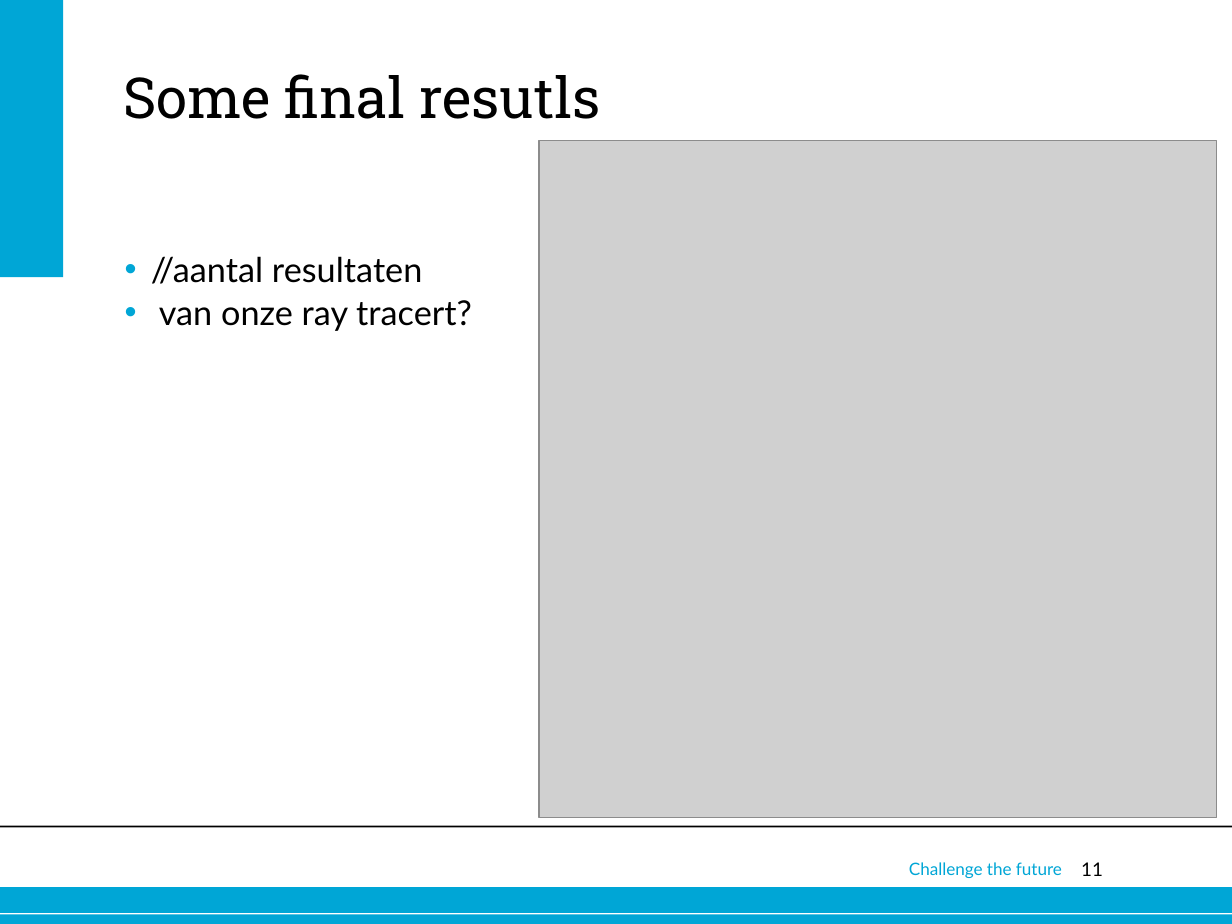
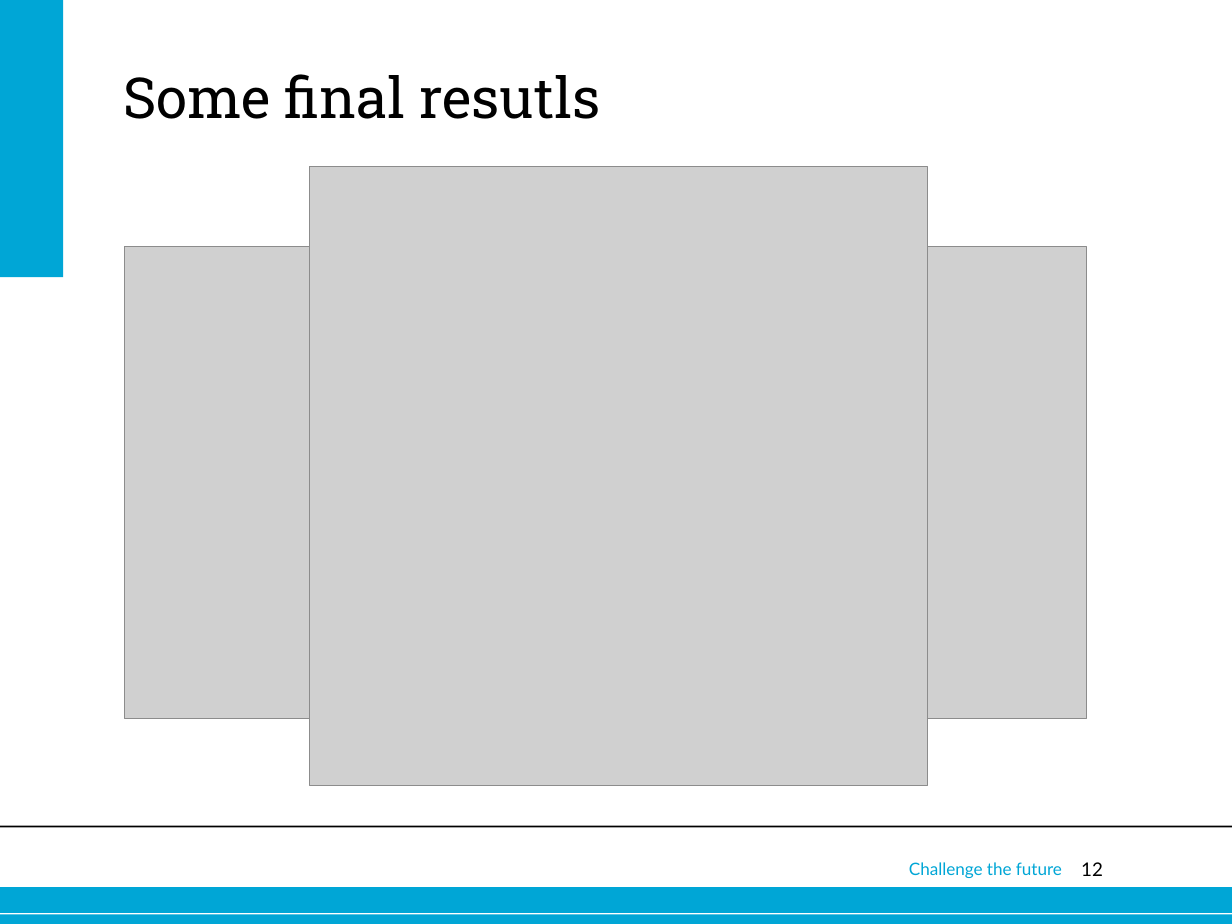
Before and after one commit to wmorssink/raytracert, a slide deck: slide 12 of RayTracing.ppt (slide 11 before the commit). Drawn at 1232x924 pixels with LibreOffice and Linux fonts; fonts in the diff are those of the drawing; grey boxes stand for pictures; background and template pictures are left out. Boxes give left, top, right and bottom in pixels: in the first picture for what was removed or moved away, otherwise in the second. Text is boxed around its words. In the diff, an @@ line names an element or a change of style, - is before the commit and + after.

Commit message:
added few pictures, changed work distribution

```diff
--- a/RayTracing.ppt
+++ b/RayTracing.ppt
@@ picture resized from (x1=540, y1=140, x2=1217, y2=818) to (x1=309, y1=166, x2=928, y2=785) @@
@@ picture added at (x1=124, y1=246, x2=1087, y2=719) @@
@@ text removed at (x1=151, y1=256, x2=472, y2=331) @@
-• //aantal resultaten
-• van onze ray tracert?
@@ page number at (x1=1081, y1=862, x2=1103, y2=876): text changed @@
-11
+12
```
Also in this commit, not shown: 2 other slides changed, 3 slides added, 2 slides removed.
